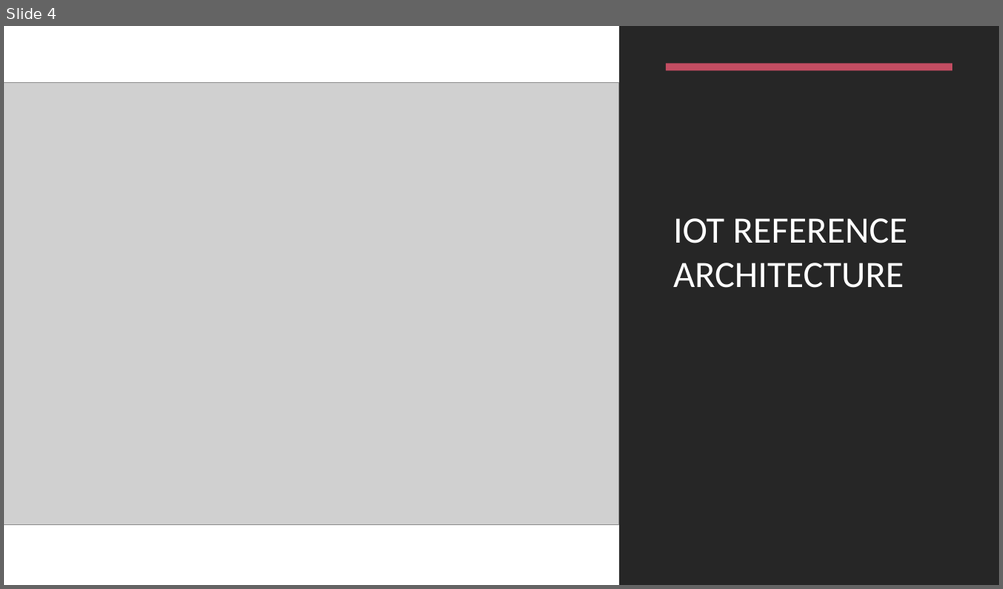
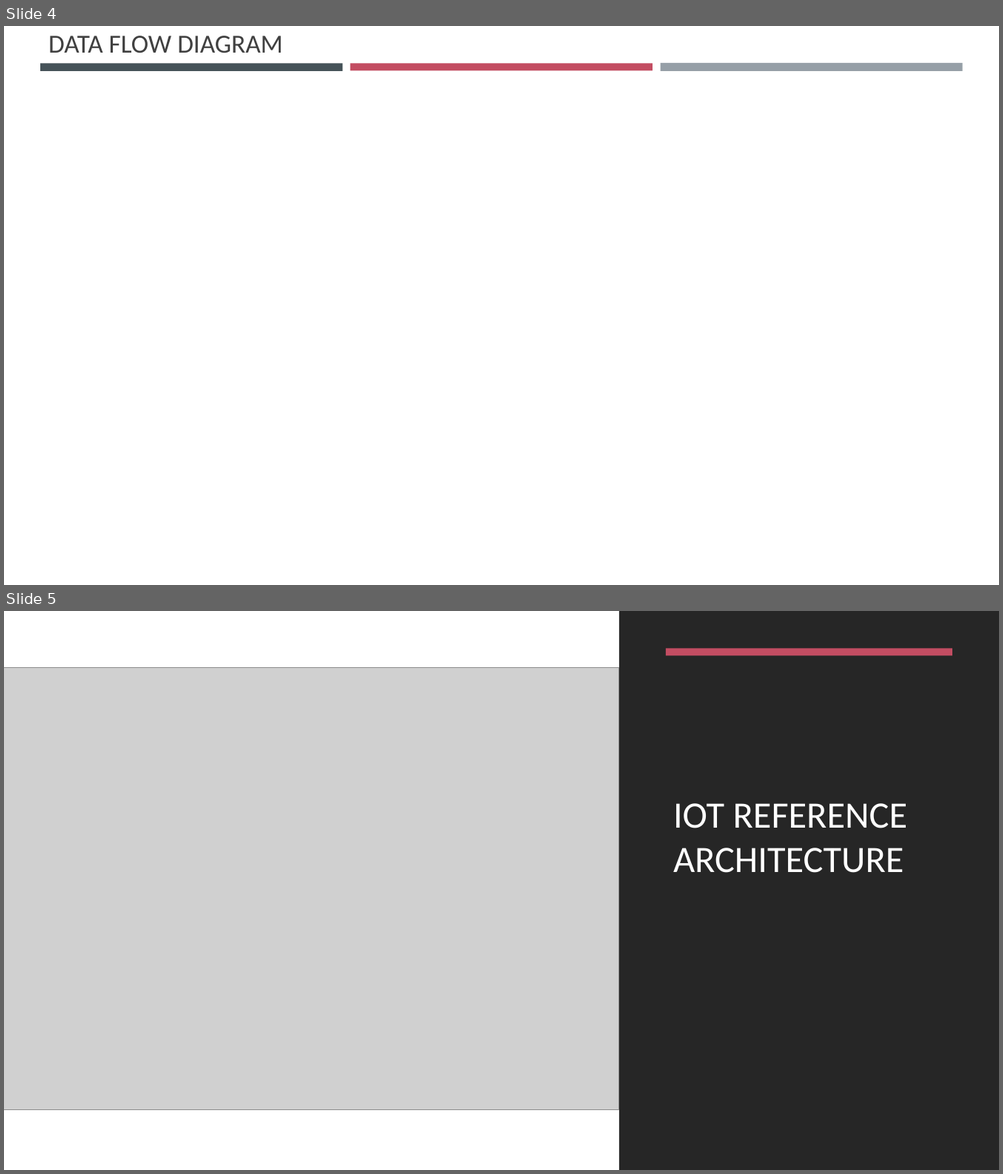
Before and after one commit to teamcodered/documents, a slide deck: IoT-Solution-Architecture (Ver. 1.0).pptx. Shown one above the other, each under a label of ours: slide 4 before the commit, slides 4 and 5 after it. The pictures are 1003x589 and 1003x1174 pixels, drawn with LibreOffice and Linux fonts; fonts in the diff are those of the drawing; grey boxes stand for pictures; background and template pictures are left out. Boxes give left, top, right and bottom in pixels: in the first picture for what was removed or moved away, otherwise in the second. Text is boxed around its words. In the diff, an @@ line names an element or a change of style, - is before the commit and + after.

```diff
--- a/IoT-Solution-Architecture (Ver. 1.0).pptx
+++ b/IoT-Solution-Architecture (Ver. 1.0).pptx
@@ slide 4 added at [4,26,999,585], background picture (left out) @@
@@ title added at [48,36,283,53], 25.2 pt, text #404040 @@
+DATA FLOW DIAGRAM
@@ rectangle added at [40,63,343,70], fill #465359 @@
@@ rectangle added at [350,63,652,70], fill #C34D62 @@
@@ rectangle added at [660,63,962,72], fill #969FA7 @@
@@ what was slide 4 is now slide 5 @@
```
Also in this commit, not shown: 1 slide changed.
